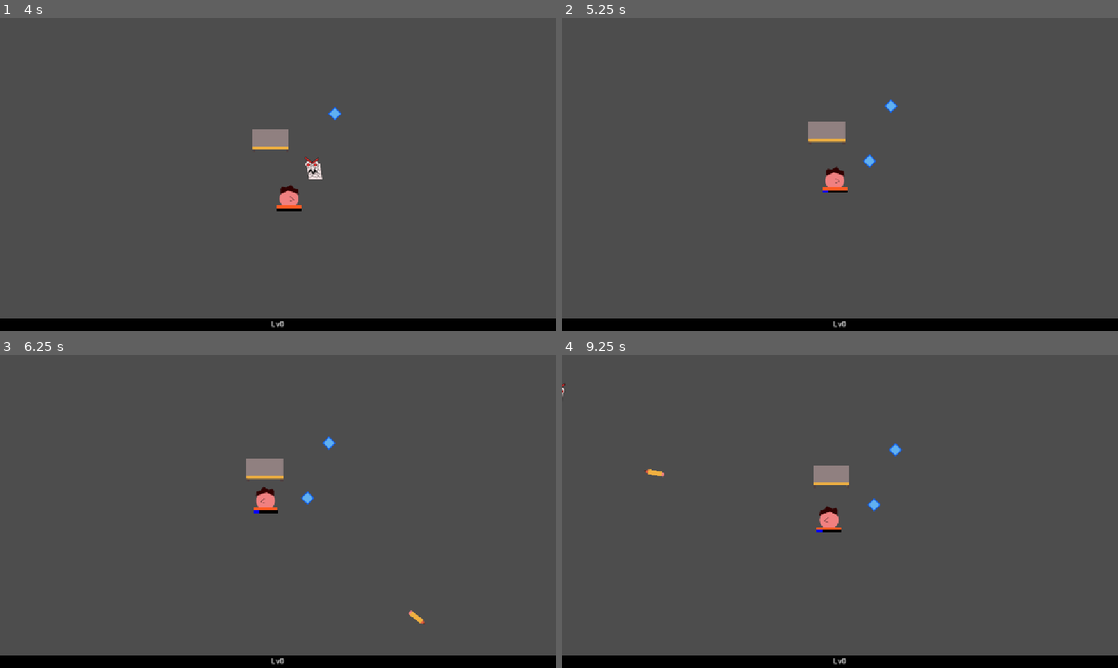
Above: before the commit, frames 1-4 (two rows, left to right).
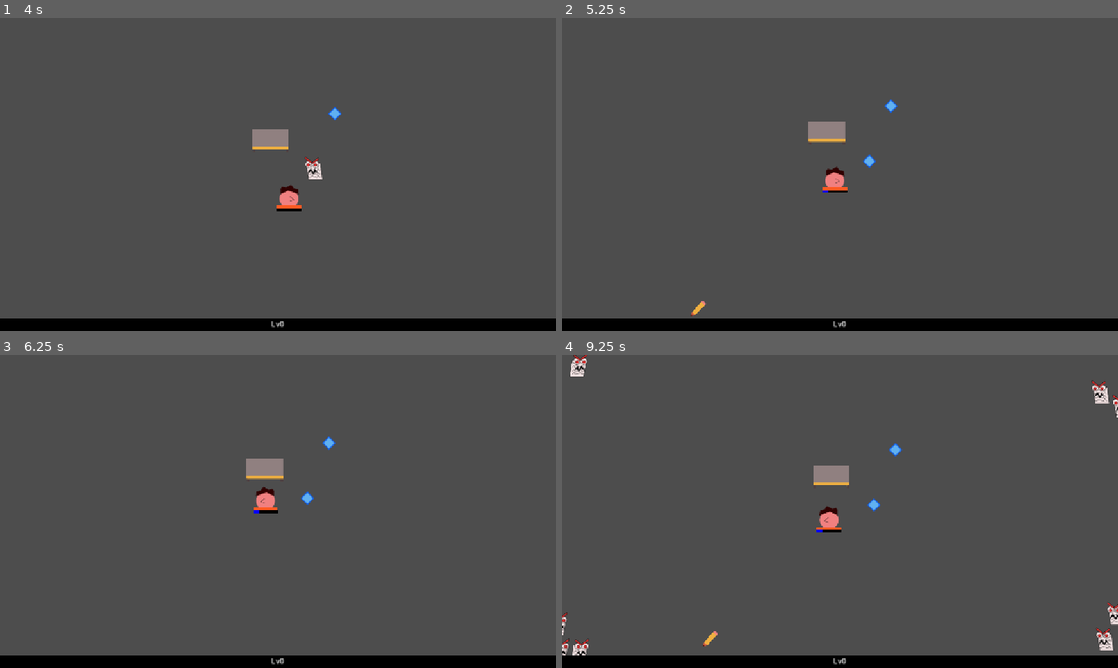
Above: after the commit, the same moments.

Repository: mathew-tran/LevelUpGameJam2025
Game: Godot game, scene res://Scene/Main.tscn
Same seed, same stepped clock (60 frames per second), same inputs: the game is played once before the commit and once after it.
Inputs (mouse positions are in pixels of both pictures, inside the frame that each line leads up to):
- Up to frame 1 (4 s): move the mouse to (400, 158) at 0.52 s; move the mouse to (166, 190) at 1.27 s; move the mouse to (333, 105) at 2.02 s; move the mouse to (250, 237) at 2.77 s; move the mouse to (444, 221) at 3.52 s
- Up to frame 2 (5.25 s): move the mouse to (673, 127) at 4.27 s; move the mouse to (867, 174) at 5.02 s
- Up to frame 3 (6.25 s): tap Enter at 5.75 s; move the mouse to (194, 433) at 5.77 s
- Up to frame 4 (9.25 s): move the mouse to (962, 495) at 6.52 s; move the mouse to (728, 527) at 7.27 s; move the mouse to (895, 442) at 8.02 s; move the mouse to (812, 574) at 8.77 s

Frame 1 is identical in both runs. In frame 2, less than 0.1% of the frame differs, in the area x 23-57%, y 43-96%; in frame 3, less than 0.1%; in frame 4, 0.9%, in the area x 0-100%, y 0-96%.

Commit message:
make it so enemies don't overlap each other

Diff:
--- a/Prefabs/Characters/Base.tscn
+++ b/Prefabs/Characters/Base.tscn
@@ -20,6 +20,7 @@
 [node name="RigidBody2D" type="RigidBody2D"]
 collision_layer = 2
 gravity_scale = 0.0
+lock_rotation = true
 script = ExtResource("1_su17a")
 
 [node name="Sprite2D" type="Sprite2D" parent="."]
@@ -46,6 +47,7 @@
 metadata/_custom_type_script = "uid://bd6c17ffm375y"
 
 [node name="Hitbox" type="Area2D" parent="."]
+collision_mask = 9
 
 [node name="CollisionShape2D" type="CollisionShape2D" parent="Hitbox"]
 shape = SubResource("RectangleShape2D_jwghg")
--- a/Prefabs/Enemies/BaseEnemy.tscn
+++ b/Prefabs/Enemies/BaseEnemy.tscn
@@ -44,8 +44,14 @@
 &"hit": SubResource("Animation_y3xhg")
 }
 
-[node name="Area2D" type="Area2D" groups=["Enemy"]]
-collision_mask = 4
+[sub_resource type="CircleShape2D" id="CircleShape2D_y3xhg"]
+radius = 25.318
+
+[node name="BaseEnemy" type="RigidBody2D" groups=["Enemy"]]
+collision_layer = 8
+collision_mask = 8
+gravity_scale = 0.0
+lock_rotation = true
 script = ExtResource("1_y3xhg")
 Damage = 1
 EXPToDrop = 15
@@ -70,5 +76,12 @@
 wait_time = 0.3
 autostart = true
 
-[connection signal="area_entered" from="." to="." method="_on_area_entered"]
+[node name="Area2D" type="Area2D" parent="."]
+collision_layer = 0
+collision_mask = 4
+
+[node name="CollisionShape2D" type="CollisionShape2D" parent="Area2D"]
+shape = SubResource("CircleShape2D_y3xhg")
+
 [connection signal="timeout" from="Timer" to="." method="_on_timer_timeout"]
+[connection signal="area_entered" from="Area2D" to="." method="_on_area_2d_area_entered"]
--- a/Scripts/Character/BaseCharacter.gd
+++ b/Scripts/Character/BaseCharacter.gd
@@ -36,7 +36,7 @@
 
 func _process(delta: float) -> void:
 	if $HitTimer.time_left == 0.0:
-		var areas = $Hitbox.get_overlapping_areas()
+		var areas = $Hitbox.get_overlapping_bodies()
 		for area in areas:
 			if area is Enemy:
 				$HealthComponent.TakeDamage(area.Damage)
--- a/Scripts/Enemy.gd
+++ b/Scripts/Enemy.gd
@@ -1,4 +1,4 @@
-extends Area2D
+extends RigidBody2D
 
 class_name Enemy
 
@@ -6,7 +6,7 @@
 @export var Speed = 30
 @export var Damage = 4
 @export var EXPToDrop = 10
-
+var Velocity=  Vector2.ZERO
 func _ready() -> void:
 	$HealthComponent.OnDeath.connect(OnDeath)
 	$HealthComponent.OnTakeDamage.connect(OnTakeDamage)
@@ -31,14 +31,12 @@
 	queue_free()
 
 func _process(delta: float) -> void:
-	global_position += Direction * Speed * delta
+	Velocity = Vector2.ZERO
+	Velocity += Direction * Speed * delta
 	$Sprite2D.flip_h = Direction.x <= 0
+	if test_move(transform, Velocity) == false:
+		move_and_collide(Velocity)
 
-func _on_area_entered(area: Area2D) -> void:
-	if area is BaseProjectile:
-		area.Direction =Vector2.ZERO
-		$HealthComponent.TakeDamage(area.Damage)
-		area.queue_free()
 
 func ChangeDirection():
 	var closeWorker = Finder.GetClosestWorker(global_position)
@@ -47,3 +45,10 @@
 
 func _on_timer_timeout() -> void:
 	ChangeDirection()
+
+
+func _on_area_2d_area_entered(area: Area2D) -> void:
+	if area is BaseProjectile:
+		area.Direction =Vector2.ZERO
+		$HealthComponent.TakeDamage(area.Damage)
+		area.queue_free()
--- a/Scripts/Spawner.gd
+++ b/Scripts/Spawner.gd
@@ -1,11 +1,11 @@
 extends Node2D
 
-var MaxEnemyCount = 20
+var MaxEnemyCount = 100
 func _on_timer_timeout() -> void:
 	SpawnEnemies()
 
 func SpawnEnemies():
-	var enemiesToSpawn = 10
+	var enemiesToSpawn = 100
 	var currentEnemies = Finder.GetEnemyGroup().get_children().size()
 	enemiesToSpawn = clamp(enemiesToSpawn, 0, MaxEnemyCount - currentEnemies)
 
--- a/project.godot
+++ b/project.godot
@@ -28,3 +28,4 @@
 2d_physics/layer_1="Environment"
 2d_physics/layer_2="Player"
 2d_physics/layer_3="PlayerProjectile"
+2d_physics/layer_4="Enemy"
Not shown: 1 places in Prefabs/Enemies/BaseEnemy.tscn that only renumber resources
